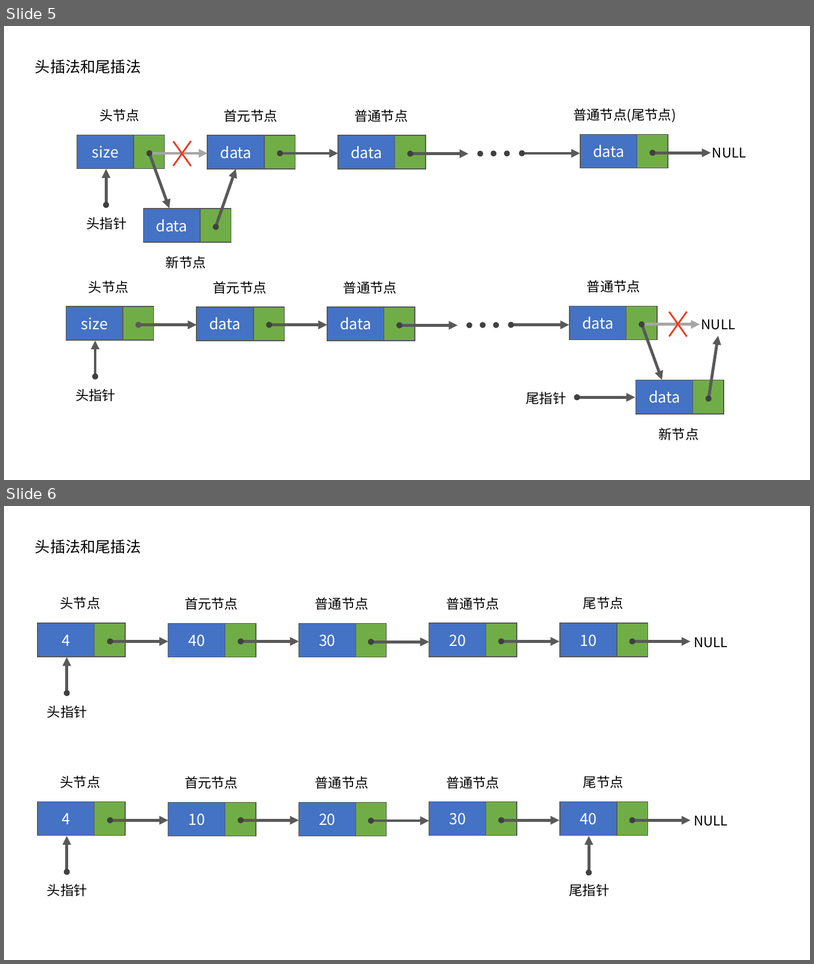
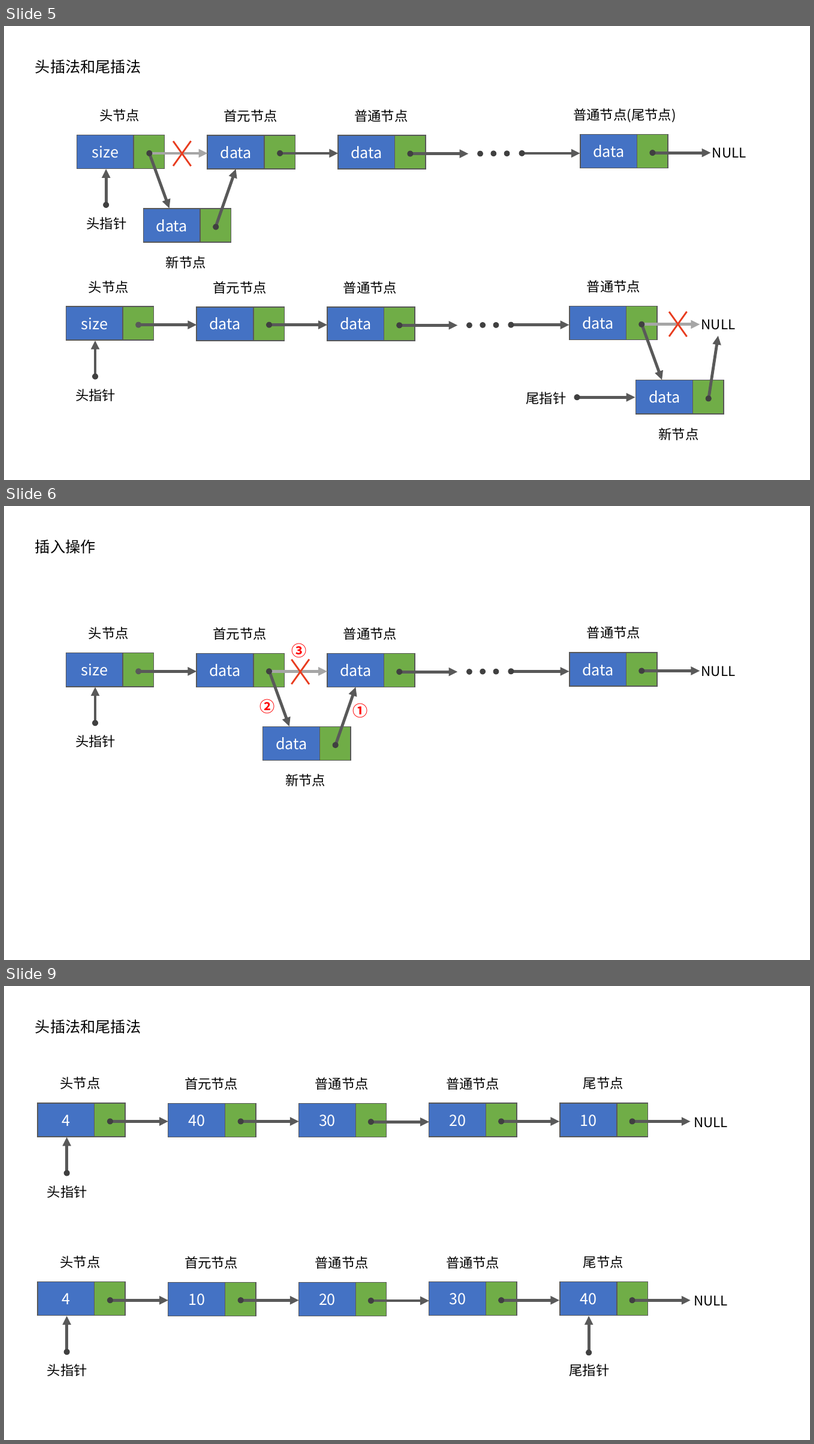
Before and after one commit to vistar-terry/algorithm-cradle, a slide deck: data-structure-and-algorithm/2.线性表/线性表示意图.pptx. Shown one above the other, each under a label of ours: slides 5 and 6 before the commit, slides 5, 6 and 9 after it; the slides between them are not shown. The pictures are 814x964 and 814x1444 pixels, drawn with LibreOffice and Linux fonts; fonts in the diff are those of the drawing. Boxes give left, top, right and bottom in pixels: in the first picture for what was removed or moved away, otherwise in the second. Text is boxed around its words. In the diff, an @@ line names an element or a change of style, - is before the commit and + after.

```diff
--- a/data-structure-and-algorithm/2.线性表/线性表示意图.pptx
+++ b/data-structure-and-algorithm/2.线性表/线性表示意图.pptx
@@ slide 6 added at box(4, 506, 810, 960), background #FFFFFF @@
@@ text added at box(35, 539, 96, 553), 18 pt, text #000000 @@
+插入操作
@@ group added at box(66, 626, 735, 786): 10 rectangles, 10 ellipses, 10 texts, 8 arrows, 2 lines @@
+data
+data
+size
+头指针
+头节点
+首元节点
+data
+普通节点
+普通节点
+NULL
+data
+新节点
+①
+②
+③
@@ what was slide 6 is now slide 9 @@
```
Also in this commit, not shown: 2 other slides added, 6 other files.
